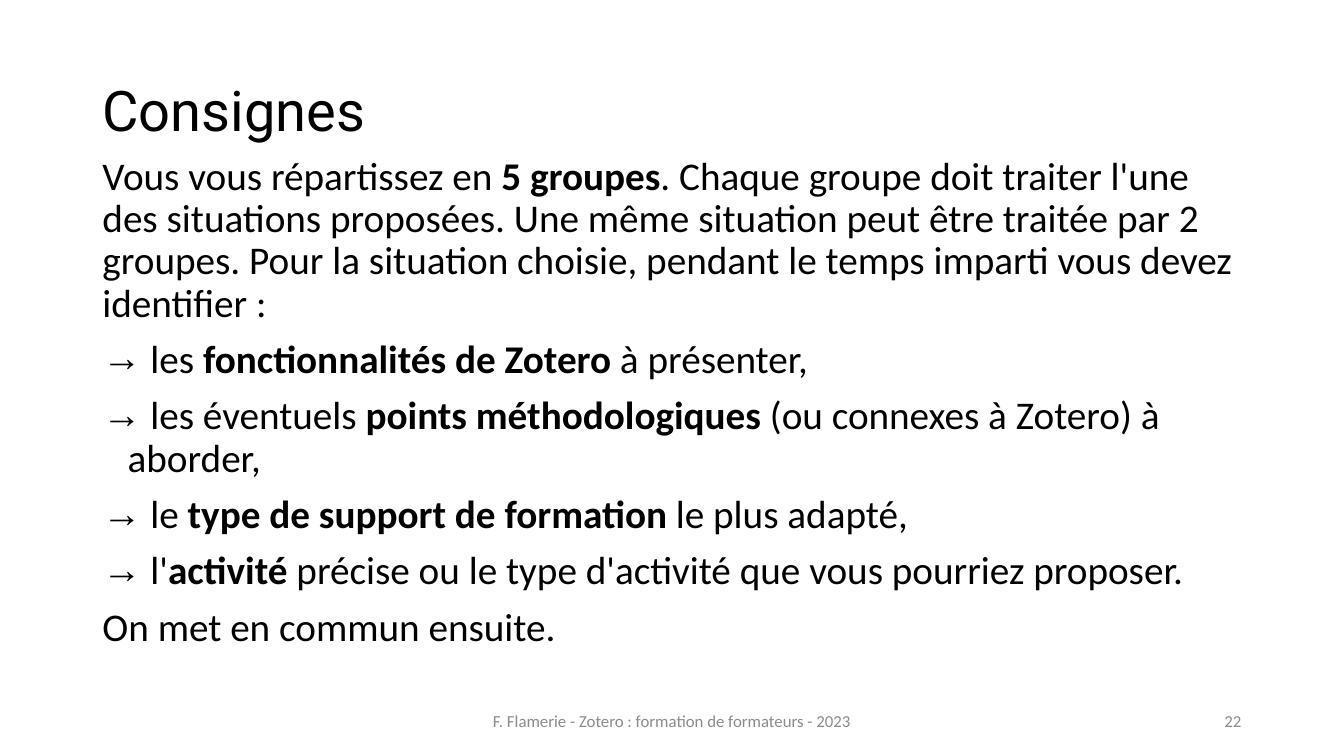
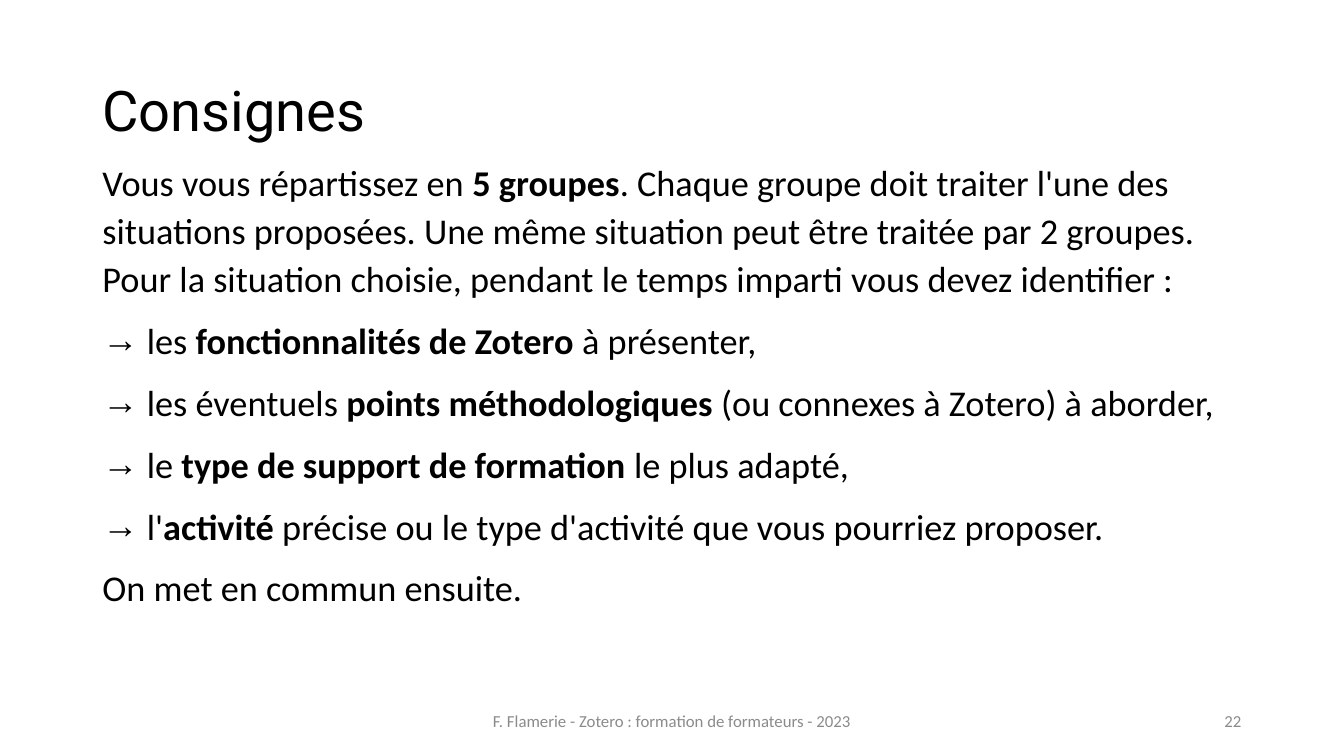
Before and after one commit to fflamerie/zotero_formateurs, a slide deck: slide 22 of docs/zotero_formateurs.pptx. Drawn at 1344x756 pixels with LibreOffice and Linux fonts; fonts in the diff are those of the drawing. Boxes give left, top, right and bottom in pixels: in the first picture for what was removed or moved away, otherwise in the second. Text is boxed around its words. In the diff, an @@ line names an element or a change of style, - is before the commit and + after.

```diff
--- a/docs/zotero_formateurs.pptx
+++ b/docs/zotero_formateurs.pptx
@@ text "Vous vous répartissez en 5 ..." at bbox=[102, 170, 1213, 602]: size 28 to 25.9 pt; line spacing 0.9 to 1.1 @@
```
Also in this commit, not shown: 5 other slides changed, 1 other file.
